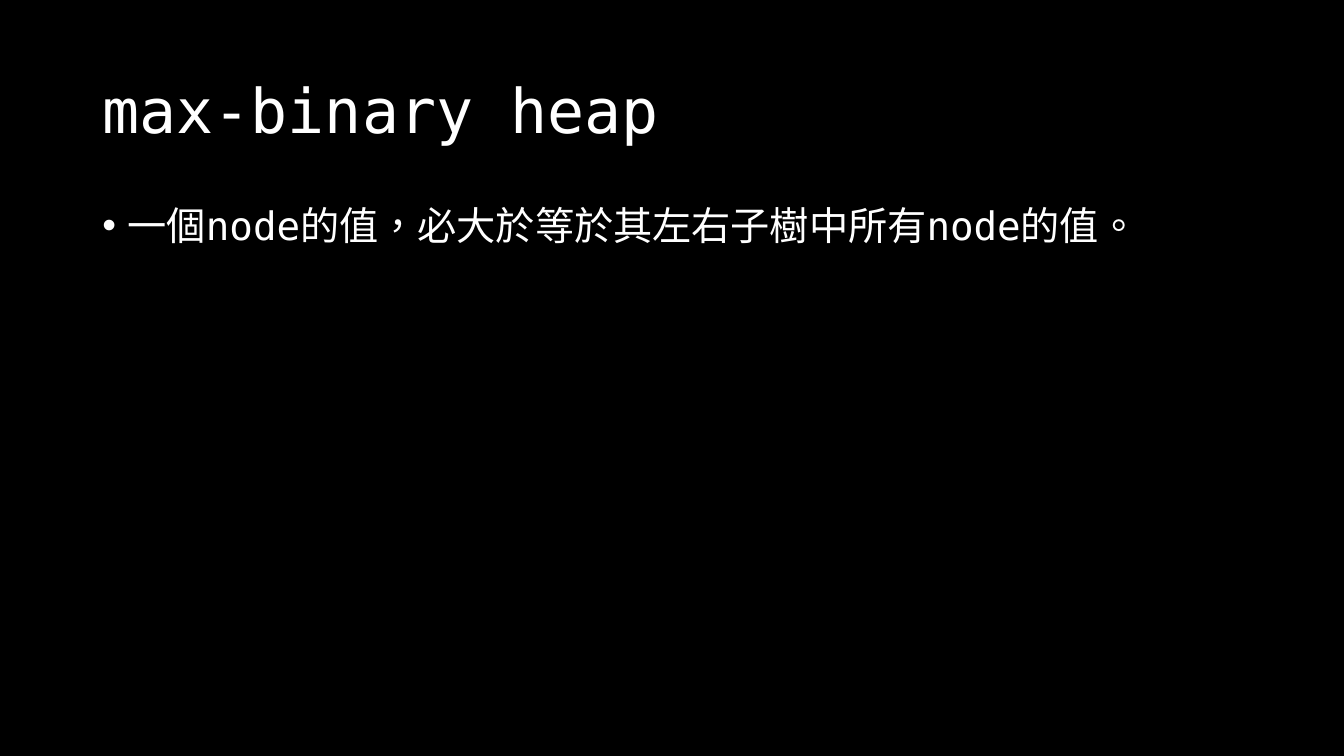
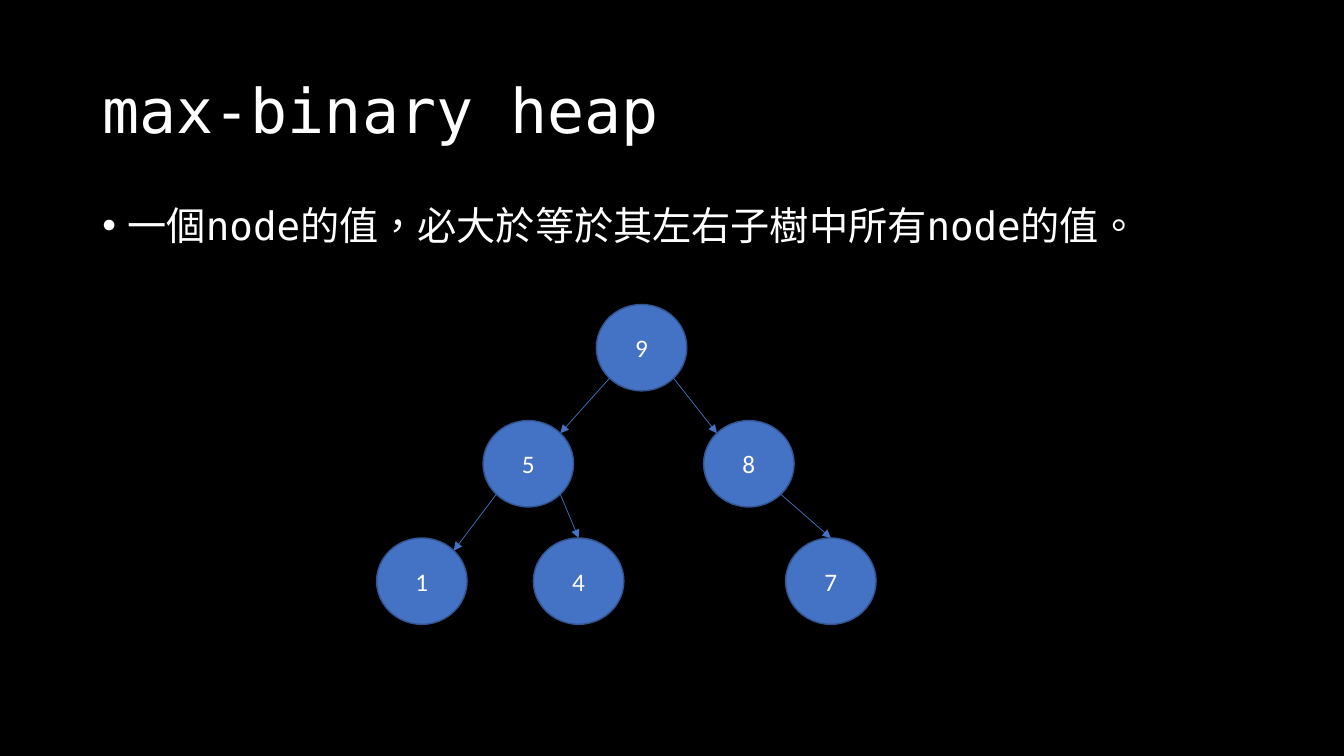
Before and after one commit to OEmiliatanO/those_c_prog_didnt_teach, a slide deck: slide 181 of Ch3/Ch3-data structure.pptx (slide 144 before the commit). Drawn at 1344x756 pixels with LibreOffice and Linux fonts; fonts in the diff are those of the drawing. Boxes give left, top, right and bottom in pixels: in the first picture for what was removed or moved away, otherwise in the second. Text is boxed around its words. In the diff, an @@ line names an element or a change of style, - is before the commit and + after.

```diff
--- a/Ch3/Ch3-data structure.pptx
+++ b/Ch3/Ch3-data structure.pptx
@@ ellipse added at (x1=597, y1=304, x2=688, y2=391), fill #4472C4, outline #325491 1 pt, 18 pt, text #FFFFFF @@
+9
@@ arrow added from (610, 378) to (561, 434), #4472C4 0.5 pt @@
@@ arrow added from (674, 378) to (717, 434), #4472C4 0.5 pt @@
@@ ellipse added at (x1=483, y1=420, x2=574, y2=507), fill #4472C4, outline #325491 1 pt, 18 pt, text #FFFFFF @@
+5
@@ ellipse added at (x1=704, y1=420, x2=795, y2=507), fill #4472C4, outline #325491 1 pt, 18 pt, text #FFFFFF @@
+8
@@ arrow added from (496, 494) to (454, 551), #4472C4 0.5 pt @@
@@ arrow added from (561, 494) to (579, 538), #4472C4 0.5 pt @@
@@ arrow added from (781, 494) to (831, 538), #4472C4 0.5 pt @@
@@ ellipse added at (x1=377, y1=538, x2=468, y2=625), fill #4472C4, outline #325491 1 pt, 18 pt, text #FFFFFF @@
+1
@@ ellipse added at (x1=533, y1=538, x2=624, y2=625), fill #4472C4, outline #325491 1 pt, 18 pt, text #FFFFFF @@
+4
@@ ellipse added at (x1=785, y1=538, x2=876, y2=625), fill #4472C4, outline #325491 1 pt, 18 pt, text #FFFFFF @@
+7
```
Also in this commit, not shown: 34 other slides changed, 87 slides added, 2 slides removed, 3 other files.
